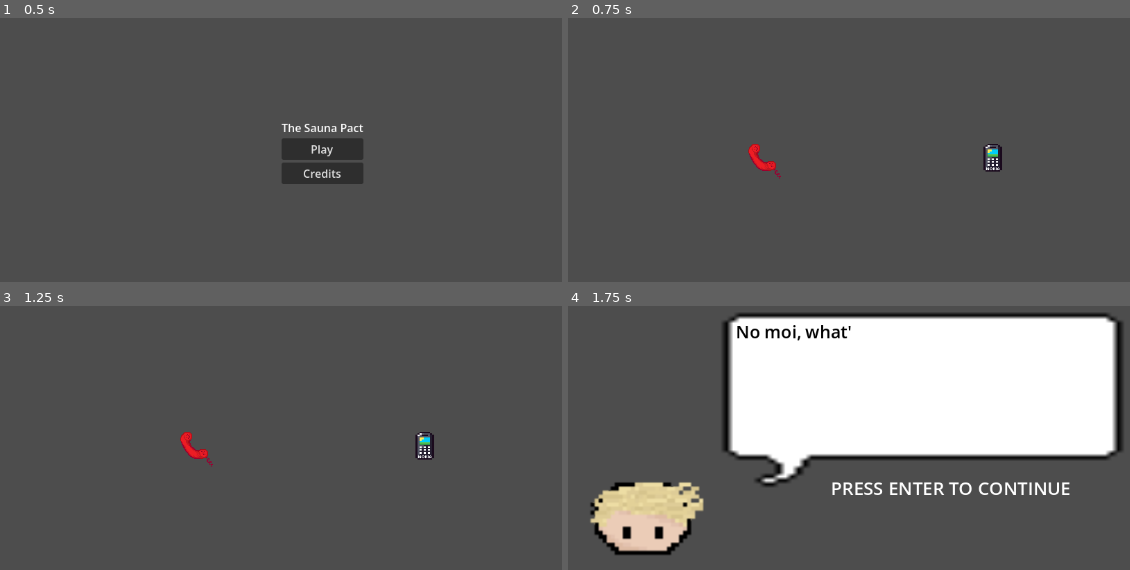
Above: before the commit, frames 1-4 (two rows, left to right).
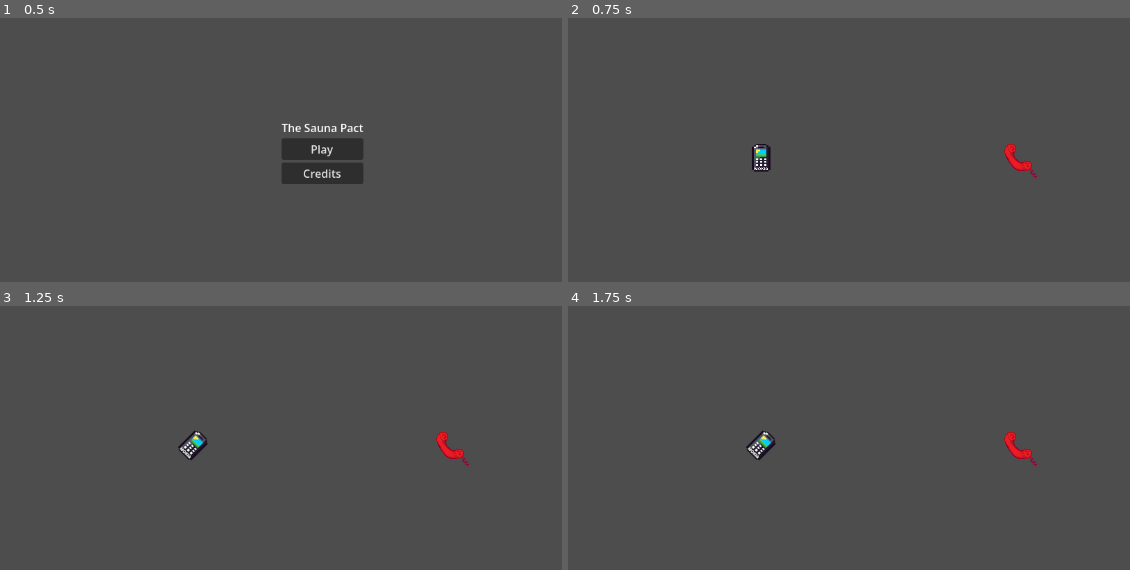
Above: after the commit, the same moments.

Repository: Orozon64/The-Sauna-Pact
Game: Godot game, scene res://scenes/main_menu.tscn
Same seed, same stepped clock (60 frames per second), same inputs: the game is played once before the commit and once after it.
Inputs:
- Up to frame 1 (0.5 s): no input
- Up to frame 2 (0.75 s): click "Play" at 0.5 s
- Up to frame 3 (1.25 s): no input
- Up to frame 4 (1.75 s): tap Enter (advance_dialogue) at 1.25, 1.35 s; hold D (move_right) from 1.28 s (still down); tap Space at 1.52 s; tap E (item_interact) at 1.55 s

Frame 1 is identical in both runs. In frame 2, 0.9% of the frame differs, in the area x 32-84%, y 47-61%; in frame 3, 1.0%; in frame 4, 45%, in the area x 3-99%, y 2-95%.

Commit message:
added dubug config, worked on ending reindeer dialogue

Diff:
--- a/scenes/dialogue_window.tscn
+++ b/scenes/dialogue_window.tscn
@@ -6,7 +6,7 @@
 [ext_resource type="Texture2D" uid="uid://bw4082c3crpcb" path="res://images/sprites/HeadPole.png" id="4_dh7dl"]
 [ext_resource type="Texture2D" uid="uid://crlodvs8o2vlx" path="res://images/sprites/Rudolf.png" id="5_dm3cl"]
 [ext_resource type="Texture2D" uid="uid://c23remn6tsev6" path="res://images/sprites/RudolfTalking.png" id="6_uiwr4"]
-[ext_resource type="Texture2D" uid="uid://dufl3u0asmytv" path="res://images/placeholders/troll.jpg" id="7_uiwr4"]
+[ext_resource type="Texture2D" uid="uid://bq3yndw7ghkbm" path="res://images/sprites/troll.png" id="7_ppgup"]
 [ext_resource type="AudioStream" uid="uid://cbgnmmtpm5mt0" path="res://Sound Effects/PhoneChatter.mp3" id="8_ppgup"]
 
 [sub_resource type="SpriteFrames" id="SpriteFrames_1puwe"]
@@ -40,7 +40,7 @@
 }, {
 "frames": [{
 "duration": 1.0,
-"texture": ExtResource("7_uiwr4")
+"texture": ExtResource("7_ppgup")
 }],
 "loop": true,
 "name": &"TrollTalk",
@@ -84,7 +84,7 @@
 position = Vector2(-357, 123)
 scale = Vector2(2.8965383, 2.8965383)
 sprite_frames = SubResource("SpriteFrames_1puwe")
-animation = &"RudolfTalk"
+animation = &"TrollTalk"
 
 [node name="AdvanceTipLabel" type="Label" parent="." unique_id=16277458]
 layout_mode = 0
--- a/scenes/finnish_map.tscn
+++ b/scenes/finnish_map.tscn
@@ -159,10 +159,18 @@
 [node name="BuildingSoundPlayer" type="AudioStreamPlayer2D" parent="." unique_id=690616198]
 stream = ExtResource("14_odkrj")
 
-[node name="DialogueControl" parent="." unique_id=1013493677 instance=ExtResource("15_ykeo4")]
+[node name="FirstLineDialogueWindow" parent="." unique_id=1013493677 instance=ExtResource("15_ykeo4")]
 visible = false
-offset_left = 413.0
-offset_top = 462.0
-offset_right = 413.0
-offset_bottom = 462.0
+offset_left = 453.0
+offset_top = 337.0
+offset_right = 453.0
+offset_bottom = 337.0
 scene_id = 3
+
+[node name="SecondLineDialogueWindow" parent="." unique_id=1139858209 instance=ExtResource("15_ykeo4")]
+visible = false
+offset_left = 454.0
+offset_top = 331.0
+offset_right = 454.0
+offset_bottom = 331.0
+scene_id = 4
--- a/scenes/flying.tscn
+++ b/scenes/flying.tscn
@@ -39,6 +39,7 @@
 size_flags_vertical = 4
 theme_override_styles/fill = SubResource("StyleBoxFlat_dkbag")
 script = ExtResource("4_dkbag")
+dev_mode = true
 
 [node name="Start" type="Label" parent="." unique_id=913174795]
 z_index = 10
@@ -47,7 +48,7 @@
 offset_right = 838.0
 offset_bottom = 310.0
 theme_override_font_sizes/font_size = 45
-text = "Press space to start"
+text = "Press space to start and jump"
 horizontal_alignment = 1
 vertical_alignment = 1
 
--- a/scenes/intro_scene.tscn
+++ b/scenes/intro_scene.tscn
@@ -2,14 +2,20 @@
 
 [ext_resource type="Script" uid="uid://c870svib6gnu3" path="res://scripts/intro_scene.gd" id="1_jkhwn"]
 [ext_resource type="Texture2D" uid="uid://bkc4tp8b07cto" path="res://images/sprites/PolskiPhone.png" id="2_0y5sa"]
+[ext_resource type="Texture2D" uid="uid://bk8ievc0l2eo3" path="res://images/sprites/PolskiPhoneCall.png" id="3_0f06d"]
 [ext_resource type="Texture2D" uid="uid://k7ptyfc5jhw8" path="res://images/sprites/FinFinPhone.png" id="3_gsw8x"]
 [ext_resource type="AudioStream" uid="uid://ck4jxdbu6lypy" path="res://Sound Effects/NokiaCalling.mp3" id="4_jkhwn"]
+[ext_resource type="Texture2D" uid="uid://bx4uj47lkd8lc" path="res://images/sprites/FinFinPhoneCalling.png" id="5_01j2m"]
+[ext_resource type="AudioStream" uid="uid://by7cc2iwein6c" path="res://Sound Effects/PhoneCalling.mp3" id="5_tij55"]
 
 [sub_resource type="SpriteFrames" id="SpriteFrames_gsw8x"]
 animations = [{
 "frames": [{
 "duration": 1.0,
 "texture": ExtResource("2_0y5sa")
+}, {
+"duration": 1.0,
+"texture": ExtResource("3_0f06d")
 }],
 "loop": true,
 "name": &"Ring",
@@ -21,6 +27,9 @@
 "frames": [{
 "duration": 1.0,
 "texture": ExtResource("3_gsw8x")
+}, {
+"duration": 1.0,
+"texture": ExtResource("5_01j2m")
 }],
 "loop": true,
 "name": &"Ring",
@@ -31,14 +40,17 @@
 script = ExtResource("1_jkhwn")
 
 [node name="PolishPhoneSprite" type="AnimatedSprite2D" parent="." unique_id=645759387]
-position = Vector2(392, 331)
+position = Vector2(761, 331)
 sprite_frames = SubResource("SpriteFrames_gsw8x")
 animation = &"Ring"
 
 [node name="FinnishPhoneSprite" type="AnimatedSprite2D" parent="." unique_id=1506667193]
-position = Vector2(725, 333)
+position = Vector2(391, 333)
 sprite_frames = SubResource("SpriteFrames_jkhwn")
 animation = &"Ring"
 
 [node name="NokiaAudioPlayer" type="AudioStreamPlayer2D" parent="." unique_id=979361078]
 stream = ExtResource("4_jkhwn")
+
+[node name="PolishPhoneAudioPlayer" type="AudioStreamPlayer2D" parent="." unique_id=1679944451]
+stream = ExtResource("5_tij55")
--- a/scenes/polish_map.tscn
+++ b/scenes/polish_map.tscn
@@ -107,6 +107,7 @@
 shape = SubResource("RectangleShape2D_tr50w")
 
 [node name="PoleCharacter" parent="." unique_id=68490889 instance=ExtResource("2_g2vl7")]
+dev_mode = true
 
 [node name="StartingPoint" type="Area2D" parent="." unique_id=721784626]
 position = Vector2(126, 303)
--- a/scenes/quiz.tscn
+++ b/scenes/quiz.tscn
@@ -10,3 +10,8 @@
 offset_right = 606.0
 offset_bottom = 383.0
 scene_id = 2
+
+[node name="Button" type="Button" parent="." unique_id=1498491474]
+offset_right = 8.0
+offset_bottom = 8.0
+text = "SKIP QUIZ"
--- a/scripts/dialogue_manager.gd
+++ b/scripts/dialogue_manager.gd
@@ -9,7 +9,9 @@
 	2:
 		["Troll:Uhehehe! Not so fast, kaveri!", "Troll:If you wish to explore this cave, you must answer my questions fist!", …(737 unchanged characters)…
 	3:
-		["Rudolf:Tervetuloa Suomeen! Now, walk to the building spot, and press E to construct your sauna."]
+		["Rudolf:Tervetuloa Suomeen! Now, walk to the building spot, and press E to construct your sauna."],
+	4:
+		["Rudolf:Beautiful! Now let's hop into the sauna together. Walk in there with one character, then with the second one."]
 }
 var answers = [
 	["koulu", "talo", "kirja"],
@@ -38,69 +40,75 @@
 var number_of_correct_answers = 0
 
 # Called when the node enters the scene tree for the first time.
-func _ready() -> void:
+
+func initiate():
+	$TalkerSprite.play()
 	$AnswerAButton.pressed.connect(_on_player_select_answer_a)
 	$AnswerBButton.pressed.connect(_on_player_select_answer_b)
 	$AnswerCButton.pressed.connect(_on_player_select_answer_c)
-
 	position = get_viewport_rect().get_center()
 	match scene_id: #i know this doesn't deal with the quiz, but that's handled below, dw
 		0:
 			next_scene = "tutorial"
 		1:
 			next_scene = "finnish_map"
-
 	$DialogueRTLabel.text = ""
 	current_scene_dialogue = dialogue_dict.get(scene_id)
+	$TalkingSFXPlayer.play()
 	$TalkerSprite.animation = current_scene_dialogue[0].split(":")[0] + "Talk"
 	$TalkerSprite.play()
 	current_line = current_scene_dialogue[0].split(":")[1]
+func _ready() -> void:
+
+	if visible:
+		initiate()
 
 # Called every frame. 'delta' is the elapsed time since the previous frame.
 func _process(delta:float) -> void:
-	if Input.is_action_just_pressed("advance_dialogue") and visible:
-		$TalkingSFXPlayer.play()
-		if is_line_finished:
-			if current_line.contains("Q-"):
-				if !quiz_mode:
-					quiz_mode = true
-				$DialogueRTLabel.hide()
-				$BubbleSprite.hide()
-				$TalkerSprite.hide()
-				$AdvanceTipLabel.hide()
+	if visible:
+		if Input.is_action_just_pressed("advance_dialogue"):
 
-				$AnswerAButton.text = "A." + answers[question_id][0]
-				$AnswerAButton.show()
+			if is_line_finished:
+				if current_line.contains("Q-"):
+					if !quiz_mode:
+						quiz_mode = true
+					$DialogueRTLabel.hide()
+					$BubbleSprite.hide()
+					$TalkerSprite.hide()
+					$AdvanceTipLabel.hide()
 
-				$AnswerBButton.text = "B." + answers[question_id][1]
-				$AnswerBButton.show()
+					$AnswerAButton.text = "A." + answers[question_id][0]
+					$AnswerAButton.show()
 
-				$AnswerCButton.text = "C." + answers[question_id][2]
-				$AnswerCButton.show()
+					$AnswerBButton.text = "B." + answers[question_id][1]
+					$AnswerBButton.show()
 
+					$AnswerCButton.text = "C." + answers[question_id][2]
+					$AnswerCButton.show()
+
+					$TalkingSFXPlayer.stop()
+				else:
+					if line_id < current_scene_dialogue.size()-1:
+						show_next_line()
+					else:
+						hide()
+						if quiz_mode:
+							if number_of_correct_answers >= 7:
+								next_scene = "cave_level"
+							else:
+								next_scene = "finnish_map"
+						if scene_id != 3 and scene_id != 4: #so it doesn't trigger on the sauna building level
+							get_tree().change_scene_to_file("res://scenes/" + next_scene+".tscn")
+
+		elif not is_line_finished:
+			if character_index >= current_line.length():
+				is_line_finished = true
+				$TalkerSprite.stop()
+				$AdvanceTipLabel.show()
 				$TalkingSFXPlayer.stop()
 			else:
-				if line_id < current_scene_dialogue.size()-1:
-					show_next_line()
-				else:
-					hide()
-					if quiz_mode:
-						if number_of_correct_answers >= 7:
-							next_scene = "cave_level"
-						else:
-							next_scene = "finnish_map"
-					if scene_id != 3: #so it doesn't trigger on the sauna building level
-						get_tree().change_scene_to_file("res://scenes/" + next_scene+".tscn")
-
-	elif not is_line_finished:
-		if character_index >= current_line.length():
-			is_line_finished = true
-			$TalkerSprite.stop()
-			$AdvanceTipLabel.show()
-			$TalkingSFXPlayer.stop()
-		else:
-			$DialogueRTLabel.text += current_line[character_index]
-			character_index += 1
+				$DialogueRTLabel.text += current_line[character_index]
+				character_index += 1
 
 func _on_player_select_answer_a():
 	answer_id = 0
@@ -143,6 +151,7 @@
 	$DialogueRTLabel.text = ""
 	is_line_finished = false
 	character_index = 0
+
 	current_line = current_scene_dialogue[line_id].split(":")[1]
 	if current_line.contains("X"):
 		current_line = current_line.replace("X", str(number_of_correct_answers))
--- a/scripts/intro_scene.gd
+++ b/scripts/intro_scene.gd
@@ -3,18 +3,24 @@
 
 # Called when the node enters the scene tree for the first time.
 func _ready() -> void:
+
+	$FinnishPhoneSprite.animation = "Ring"
+	$FinnishPhoneSprite.play()
+	$NokiaAudioPlayer.play()
+	get_tree().create_timer(5.0).timeout.connect(polish_phone_call) #the timer should run for the total length of both sound effects
+
+func polish_phone_call():
+	$FinnishPhoneSprite.stop()
+	$NokiaAudioPlayer.stop()
 	$PolishPhoneSprite.animation = "Ring"
-	$FinnishPhoneSprite.animation = "Ring"
-	$NokiaAudioPlayer.play()
-
 	$PolishPhoneSprite.play()
-	$FinnishPhoneSprite.play()
-	get_tree().create_timer(1.0).timeout.connect(timeout)
-
+	$PolishPhoneAudioPlayer.play()
+	get_tree().create_timer(8.0).timeout.connect(timeout)
 
 func timeout():
 	$PolishPhoneSprite.stop()
-	$FinnishPhoneSprite.stop()
+	$PolishPhoneAudioPlayer.stop()
+
 	$PolishPhoneSprite.hide()
 	$FinnishPhoneSprite.hide()
 	var dialogue_window = preload("res://scenes/dialogue_window.tscn")
--- a/scripts/player.gd
+++ b/scripts/player.gd
@@ -18,7 +18,7 @@
 
 var ready_to_build = false
 
-var money #for testing purposes
+var money
 
 signal item_placed(item_name)
 
@@ -100,7 +100,6 @@
 				print(touched_item_name)
 				if (touched_item_name == "Furnace" or touched_item_name == "Stones"):
 					item_placed.emit(touched_item_name) #touched item for furnace or last for stone, but that's too convoluted
-					#ideally, we'd set
 				elif ready_to_build:
 					build.emit()
 			"cave":
--- a/scripts/progress.gd
+++ b/scripts/progress.gd
@@ -1,6 +1,8 @@
 extends ProgressBar
 
 var started = false
+@export
+var dev_mode = false
 
 # Called when the node enters the scene tree for the first time.
 func _ready() -> void:
@@ -9,6 +11,7 @@
 
 # Called every frame. 'delta' is the elapsed time since the previous frame.
 func _process(delta: float) -> void:
+
 	if started:
 		value += 0.03
 		#if value >= 100:
--- a/scripts/signal_manager.gd
+++ b/scripts/signal_manager.gd
@@ -8,6 +8,7 @@
 
 # Called when the node enters the scene tree for the first time.
 func _ready() -> void:
+
 	$BGMusicPlayer.play()
 	var file = FileAccess.open("res://save_game.data", FileAccess.READ)
 	match name:
@@ -22,6 +23,7 @@
 
 			$Cave.body_entered.connect(player._on_enter_cave)
 			$Cave.body_exited.connect(player._on_exit_place)
+
 		"PolishRootNode":
 			last_item = file.get_var().get("Pole").get("last_item")
 			items_for_current_player = ["Towel", "Sauna oil", "Beer"]
@@ -70,9 +72,16 @@
 		play_ending = true
 	file.close()
 	if play_ending:
-		$DialogueControl.show()
+		$FirstLineDialogueWindow.show()
+		$FirstLineDialogueWindow.initiate()
 		var polish_player = preload("res://scenes/polish_player.tscn")
 		add_child(polish_player.instantiate())
+
+
+
+		var position_vector = $FinnCharacter.position
+		position_vector.x += 30
+		$PoleCharacter.position = position_vector
 		$FinnCharacter.ready_to_build = true
 		$FinnCharacter.build.connect(_on_player_begin_building)
 
@@ -84,6 +93,7 @@
 	$SaunaBuildingSprite.animation = "Building"
 	$SaunaBuildingSprite.play()
 	get_tree().create_timer(3).timeout.connect(finish_building)
+
 func finish_building():
 	$SaunaBuildingSprite.stop()
 	$SaunaBuildingSprite.hide()
@@ -91,15 +101,21 @@
 	$ConstructionArea/CollisionShape2D.disabled = true
 	$Sauna.show()
 	$Sauna/CollisionShape2D.disabled = false
+
+	$SecondLineDialogueWindow.show() #having them be 2 completely separate windows seems bad, i may change it later
+	$SecondLineDialogueWindow.initiate()
 	$Sauna.body_entered.connect(player._on_enter_sauna)
 
 func place_item(item_name):
 	match item_name:
 		"Furnace":
-			$Furnace.position = Vector2(467.332, 241.607)
-			$Furnace.show()
-			#then wait like half a sec so the player can see what they did
-			get_tree().create_timer(0.5).timeout.connect(item_placed_timeout)
+			if current_item_name != "Stones":
+
+				$Furnace.position = Vector2(467.332, 241.607)
+				$Furnace.show()
+				player.save_game()
+				#then wait like half a sec so the player can see what they did
+				get_tree().create_timer(0.5).timeout.connect(item_placed_timeout)
 		"Stones":
 			player.last_item = "Filled furnace"
 			player.save_game()
Binary file added: images/sprites/FinFinPhoneCalling.png
Not shown, added: images/sprites/FinFinPhoneCalling.png.import
Binary file added: images/sprites/PolskiPhoneCall.png
Not shown, added: images/sprites/PolskiPhoneCall.png.import
Not shown, added: images/sprites/TheEnd.png.import
Not shown, added: images/sprites/TheEndBase.png.import
Not shown, added: images/sprites/troll.png.import
Not shown, changed: TODO.md
Not shown, changed: save_game.data
